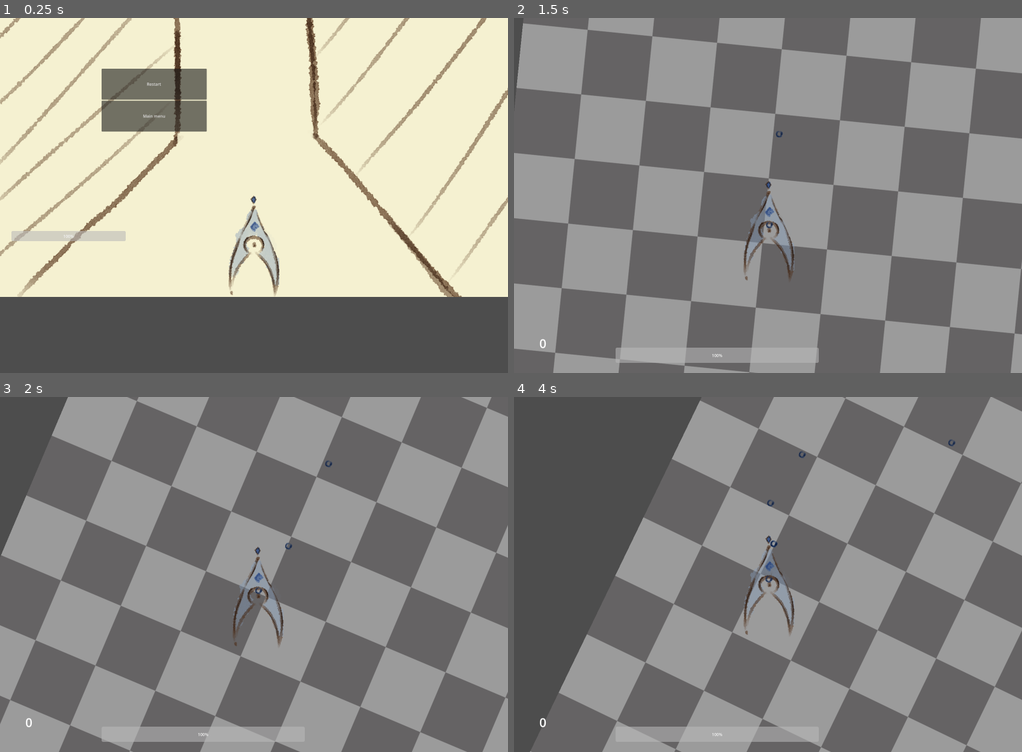
Above: before the commit, frames 1-4 (two rows, left to right).
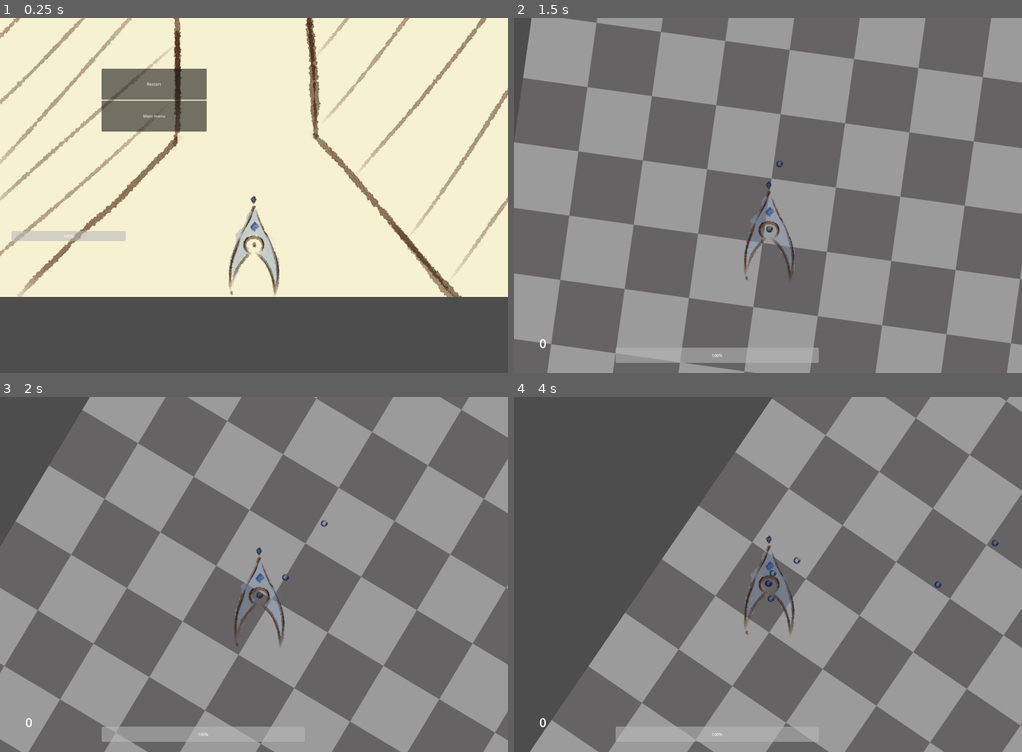
Above: after the commit, the same moments.

Repository: AustereTriceratops/BulletHellEngine
Game: Godot game, scene res://levels/level.tscn
The game is run twice, just before and just after one commit, with the same random seed, the same clock (stepped at 60 frames per second) and the same inputs. The engine's default icon, where the game draws it, is replaced by a stand-in: a white triangle on a blue panel in a dark square.
Inputs (mouse positions are in pixels of both pictures, inside the frame that each line leads up to):
- Up to frame 1 (0.25 s): no input
- Up to frame 2 (1.5 s): click "Restart" at 0.5 s; tap Enter at 1.25 s; move the mouse to (793, 195) at 1.27 s; hold W (player_up) from 1.28 s (still down); hold Q (look_left) from 1.28 s (still down)
- Up to frame 3 (2 s): keep holding W (player_up); keep holding Q (look_left)
- Up to frame 4 (4 s): keep holding W (player_up); move the mouse to (742, 574) at 2.02 s; release Q (look_left) at 2.03 s; tap E (look_right) at 2.1 s; move the mouse to (778, 567) at 2.77 s; hold Shift (shift) 2.78-3.53 s; move the mouse to (762, 581) at 3.52 s; tap Q (look_left) at 3.6 s

Frame 1 is identical in both runs. In frame 2, 13% of the frame differs, in the area x 0-100%, y 0-100%; in frame 3, 36%; in frame 4, 47%, in the area x 3-100%, y 0-100%.

Commit message:
new enemy and tower alliance system

Diff:
--- a/bullets/PlayerBullet.tscn
+++ b/bullets/PlayerBullet.tscn
@@ -10,7 +10,6 @@
 collision_mask = 0
 gravity_scale = 2.66454e-15
 script = ExtResource("1_rk0ym")
-speed = 400
 
 [node name="DespawnTimer" type="Timer" parent="."]
 wait_time = 5.0
--- a/bullets/bullet.gd
+++ b/bullets/bullet.gd
@@ -1,8 +1,8 @@
 extends RigidBody2D
 
 @export var particles: PackedScene
-@export var damage_amt = 10
-@export var speed = 200
+@export var damageAmt = 10
+var speed = 200
 
 # ========================
 # ==== CUSTOM METHODS ====
@@ -17,5 +17,4 @@
 # ========================
 
 func _on_despawn_timer_timeout():
-	pass
-	#queue_free()
+	queue_free()
--- /dev/null
+++ b/enemies/FollowEnemy2.tscn
@@ -0,0 +1,99 @@
+[gd_scene load_steps=11 format=3 uid="uid://b4urww1ee50lh"]
+
+[ext_resource type="Script" path="res://enemies/follow_enemy.gd" id="1_0s2gs"]
+[ext_resource type="PackedScene" uid="uid://bcdhqje7k542u" path="res://particles/EnemyDeath.tscn" id="2_wm26s"]
+[ext_resource type="Shader" uid="uid://gpq4gjh1mypu" path="res://enemies/FollowEnemy.tres" id="3_h8bw4"]
+[ext_resource type="Texture2D" uid="uid://phncr5l0b23n" path="res://icon.svg" id="4_kljbu"]
+
+[sub_resource type="RectangleShape2D" id="RectangleShape2D_x1x1h"]
+size = Vector2(20, 12)
+
+[sub_resource type="ShaderMaterial" id="ShaderMaterial_5hldv"]
+resource_local_to_scene = true
+shader = ExtResource("3_h8bw4")
+shader_parameter/enabled = true
+shader_parameter/flashColor = Color(0.980392, 0.968627, 0.839216, 1)
+
+[sub_resource type="RectangleShape2D" id="RectangleShape2D_bq1ck"]
+size = Vector2(8, 8)
+
+[sub_resource type="Animation" id="Animation_gxjxn"]
+length = 0.001
+tracks/0/type = "value"
+tracks/0/imported = false
+tracks/0/enabled = true
+tracks/0/path = NodePath("Sprite2D:material:shader_parameter/enabled")
+tracks/0/interp = 1
+tracks/0/loop_wrap = true
+tracks/0/keys = {
+"times": PackedFloat32Array(0),
+"transitions": PackedFloat32Array(1),
+"update": 1,
+"values": [true]
+}
+
+[sub_resource type="Animation" id="Animation_4mv8p"]
+resource_name = "hit_flash"
+length = 0.1
+tracks/0/type = "value"
+tracks/0/imported = false
+tracks/0/enabled = true
+tracks/0/path = NodePath("Sprite2D:material:shader_parameter/enabled")
+tracks/0/interp = 1
+tracks/0/loop_wrap = true
+tracks/0/keys = {
+"times": PackedFloat32Array(0, 0.1),
+"transitions": PackedFloat32Array(1, 1),
+"update": 1,
+"values": [false, true]
+}
+
+[sub_resource type="AnimationLibrary" id="AnimationLibrary_8levv"]
+_data = {
+"RESET": SubResource("Animation_gxjxn"),
+"hit_flash": SubResource("Animation_4mv8p")
+}
+
+[node name="FollowEnemy" type="CharacterBody2D" groups=["enemies"]]
+modulate = Color(0.878431, 0.207843, 0.227451, 1)
+collision_layer = 0
+collision_mask = 0
+script = ExtResource("1_0s2gs")
+particles = ExtResource("2_wm26s")
+health = 100
+speed = 50
+pointValue = 2
+aggressionRange = 700
+contactDamage = 0
+canShoot = true
+isShootingTargeted = true
+bullet_speed = 100
+bulletDamage = 15
+
+[node name="CollisionShape2D" type="CollisionShape2D" parent="."]
+shape = SubResource("RectangleShape2D_x1x1h")
+
+[node name="Sprite2D" type="Sprite2D" parent="."]
+material = SubResource("ShaderMaterial_5hldv")
+rotation = -1.5708
+scale = Vector2(0.4, 0.4)
+texture = ExtResource("4_kljbu")
+
+[node name="Hitbox" type="Area2D" parent="."]
+collision_layer = 8
+collision_mask = 5
+
+[node name="CollisionShape2D" type="CollisionShape2D" parent="Hitbox"]
+scale = Vector2(7, 7)
+shape = SubResource("RectangleShape2D_bq1ck")
+
+[node name="HitFlash" type="AnimationPlayer" parent="."]
+libraries = {
+"": SubResource("AnimationLibrary_8levv")
+}
+
+[node name="MeleeTimer" type="Timer" parent="."]
+
+[connection signal="body_entered" from="Hitbox" to="." method="_on_hitbox_body_entered"]
+[connection signal="body_exited" from="Hitbox" to="." method="_on_hitbox_body_exited"]
+[connection signal="timeout" from="MeleeTimer" to="." method="_on_melee_timer_timeout"]
--- a/enemies/enemy.gd
+++ b/enemies/enemy.gd
@@ -65,5 +65,5 @@
 
 func _on_area_2d_body_entered(body):
 	if body.is_in_group("player_bullets"):
-		damage(body.damage_amt)
+		damage(body.damageAmt)
 		body.queue_free()
--- a/enemies/follow_enemy.gd
+++ b/enemies/follow_enemy.gd
@@ -5,15 +5,25 @@
 @export var health = 50
 @export var speed = 80
 @export var pointValue = 1
-@export var bullet_speed = 0
-@export var rangeDamage = 0
-@export var contactDamage = 5
+
 @export var isAggressive = false
 @export var aggressionRange = 400
 @export var meleeInterval = 0.6
+@export var contactDamage = 5
+
+@export var bulletScene: PackedScene = preload('res://bullets/Bullet.tscn')
+@export var canShoot = false
+@export var isShootingTargeted = false
+@export var bullet_speed = 0
+@export var bulletDamage = 10
+@export var patternInterval = 1
+@export var numBullets = 0
+@export var shotsPerPattern = 0
 
 @onready var hitFlash = $HitFlash
 @onready var mainNode = get_tree().get_root().get_node("Level")
+@onready var bulletsNode = get_tree().get_root().get_node('Level/Enemies/EnemyBullets')
+
 
 #var mainNode: Node
 var playerNode: CharacterBody2D
@@ -24,6 +34,10 @@
 # ==== CUSTOM METHODS ====
 # ========================
 
+func initialize(startPosition: Vector2, player: CharacterBody2D):
+	position = startPosition
+	playerNode = player
+
 func damage(amt):
 	health -= amt
 	hitFlash.play('hit_flash')
@@ -32,9 +46,44 @@
 		mainNode.enemy_died(self)
 		queue_free()
 
-func initialize(startPosition: Vector2, player: CharacterBody2D):
-	position = startPosition
-	playerNode = player
+func spawn_undirected_bullets(
+	delta: float, shotInterval: float, numBullets: int, shotsPerPattern: int, k=1, offset=0, alpha=1
+):
+	var frac = Math.modulo_float(t, shotInterval)
+	var timeSinceLastShot = frac + delta
+
+	var n_hist = floor(t/shotInterval) # number of shots that have already fired in the pattern
+	var n = floor(timeSinceLastShot/shotInterval) # number of shots to perform
+
+	if (n_hist > alpha * shotsPerPattern):
+		return
+
+	for i in range(n):
+		for j in range(numBullets):
+			var bullet = bulletScene.instantiate()
+			bulletsNode.add_child(bullet)
+
+			bullet.damageAmt = bulletDamage
+
+			var bulletDirection = Vector2(1.0, 0.0).rotated(
+				pow(k, j) * PI * 2 * ((n_hist/shotsPerPattern) + (float(j)/numBullets) + offset)
+			)
+			var deltaPosition = bullet.speed * (timeSinceLastShot - i*shotInterval) * bulletDirection
+			bullet.initialize(position + deltaPosition, bulletDirection)
+
+
+func spawn_directed_bullets(delta):
+	var timeSinceLastShot = t + delta
+
+	if timeSinceLastShot > patternInterval:
+		var bullet = bulletScene.instantiate()
+		bulletsNode.add_child(bullet)
+
+		bullet.damageAmt = bulletDamage
+
+		var bulletDirection = (playerNode.position - position).normalized()
+		var deltaPosition = bullet.speed * bulletDirection * (timeSinceLastShot - patternInterval)
+		bullet.initialize(position + deltaPosition, bulletDirection)
 
 # ========================
 # ===== NODE METHODS =====
@@ -44,7 +93,13 @@
 	$MeleeTimer.wait_time = meleeInterval
 
 func _process(delta):
-	t += delta
+	if canShoot:
+		if isShootingTargeted:
+			spawn_directed_bullets(delta)
+		else:
+			spawn_undirected_bullets(
+				delta, 0.15, numBullets, shotsPerPattern, -1, 0, 1
+			)
 
 	if playerNode && is_instance_valid(playerNode):
 		var displacement = playerNode.position - position
@@ -54,14 +109,18 @@
 			isAggressive = true
 
 		if isAggressive:
-			# TODO: replace with move_and_slide
-			position = position + delta * speed * displacement.normalized()
+			velocity = speed * displacement.normalized()
+			move_and_slide()
 			look_at(playerNode.position)
+
+	t += delta
+	if (t > patternInterval):
+		t = Math.modulo_float(t, patternInterval)
 
 
 func _on_hitbox_body_entered(body: Node2D):
-	if body.is_in_group("player_bullets"):
-		damage(body.damage_amt)
+	if body.get_collision_layer_value(3):
+		damage(body.damageAmt)
 		isAggressive = true
 		body.queue_free()
 	elif body.is_in_group("player"):
--- a/enemies/tower.gd
+++ b/enemies/tower.gd
@@ -1,23 +1,28 @@
 extends Node2D
 
 @export var bulletScene: PackedScene = preload('res://bullets/Bullet.tscn')
-@export var health = 500
+@export var playerBulletScene: PackedScene = preload('res://bullets/PlayerBullet.tscn')
+@export var startingHealth = 500
 
 @onready var bulletsNode = get_tree().get_root().get_node('Level/Enemies/EnemyBullets')
 
-var playerNode
+var playerNode: CharacterBody2D
+var health: int
 var t = 0
 var T = 4 # time when t resets back to 0
+var allied = false
 
 func update_healthbar_rotation(rotation_):
 	$UI.rotation = rotation_
 
 func damage(amt):
 	health -= amt
-	$UI/Healthbar.set_value(health)
 
 	if health <= 0:
-		queue_free()
+		health = startingHealth
+		allied = !allied
+
+	$UI/Healthbar.set_value(health)
 
 func initialize(startPosition: Vector2, player: CharacterBody2D):
 	position = startPosition
@@ -38,9 +43,13 @@
 
 	for i in range(n):
 		for j in range(numBullets):
-			# TODO: perhaps keep the bullet scenes packed into
-			# a lookup table accessible to the main node
-			var bullet = bulletScene.instantiate()
+			var bullet
+
+			if allied:
+				bullet = playerBulletScene.instantiate()
+			else:
+				bullet = bulletScene.instantiate()
+
 			bulletsNode.add_child(bullet)
 
 			var bulletDirection = Vector2(1.0, 0.0).rotated(
@@ -54,8 +63,9 @@
 # ========================
 
 func _ready():
-	$UI/Healthbar.max_value = health
-	$UI/Healthbar.set_value(health)
+	health = startingHealth
+	$UI/Healthbar.max_value = startingHealth
+	$UI/Healthbar.set_value(startingHealth)
 
 func _process(delta):
 	spawn_bullets(delta, 0.15, 2, 32, -1, 0, 1)
@@ -65,6 +75,6 @@
 		t = Math.modulo_float(t, T)
 
 func _on_hitbox_body_entered(body: Node2D) -> void:
-	if body.is_in_group("player_bullets"):
-		damage(body.damage_amt)
+	if body.is_in_group("player_bullets") && !allied:
+		damage(body.damageAmt)
 		body.queue_free()
--- a/levels/bullet_heaven_test.gd
+++ b/levels/bullet_heaven_test.gd
@@ -1,9 +1,12 @@
 extends Node2D
 
 @export var enemyScene: PackedScene = preload("res://enemies/FollowEnemy.tscn")
+@export var enemyScene2: PackedScene = preload("res://enemies/FollowEnemy2.tscn")
 @export var towerScene: PackedScene = preload("res://enemies/Tower.tscn")
 @export var playerScene: PackedScene = preload("res://player/Player.tscn")
 @export var playerCameraScene: PackedScene = preload("res://player/PlayerCamera.tscn")
+
+#var HUDScene = preload("res://ui/HUD.tscn")
 
 @onready var UIManager = $UI/UIManager
 @onready var pauseMenu = $UI/UIManager/PauseMenu
@@ -58,7 +61,7 @@
 	add_child(player)
 	player.initialize(Vector2(-500, 400))
 
-	var enemy = enemyScene.instantiate()
+	var enemy = enemyScene2.instantiate()
 	enemy.initialize(Vector2(200, 400), player)
 	$Enemies.add_child(enemy)
 
--- a/player/player.gd
+++ b/player/player.gd
@@ -5,14 +5,14 @@
 signal moved(pos: Vector2)
 
 @export var bulletScene: PackedScene
-@export var bullet_damage = 10
-@export var bullet_speed = 300
-@export var speed = 200
-@export var health = 100
-@export var rotationSpeed = 0.6
-@export var invincible = false
-@export var hasLaser = false
-@export var bulletInterval = 0.5
+var bulletDamage = 10
+var bulletSpeed = 300
+var speed = 200
+var health = 100
+var rotationSpeed = 0.8
+var invincible = false
+var hasLaser = false
+var bulletInterval = 0.5
 
 @onready var mainNode = get_tree().get_root().get_node('Level')
 @onready var bulletNode = get_tree().get_root().get_node("Level/PlayerBullets")
@@ -37,14 +37,15 @@
 		mainNode.player_died()
 		queue_free()
 
-
+### philosophy: all of a bullet's properties are conferred by the
+### game object which spawns them (e.g. speed, damage, status effects)
 func spawn_bullet():
 	var bullet = bulletScene.instantiate()
 	bulletNode.add_child(bullet)
 
+	bullet.damageAmt = bulletDamage
+	bullet.speed = bulletSpeed
 	bullet.initialize(position, -global_transform.y)
-	bullet.speed = bullet_speed
-	bullet.damage_amt = bullet_damage
 
 
 func handle_mouse_input(event):
@@ -152,15 +153,21 @@
 
 func _on_hitbox_body_entered(body):
 	if body.is_in_group("enemy_bullets"):
+		print(body.damageAmt)
+		if !invincible: damage(body.damageAmt)
+
+		# spawn particles
 		var particles = body.particles.instantiate();
+		particlesNode.add_child(particles);
 
 		var direction = -1 * body.linear_velocity.normalized()
 		particles.initialize(body.position, direction)
-		particlesNode.add_child(particles);
 		particles.emitting=true;
+
+		# finally, remove the bullet that hit the player from the game
 		body.queue_free()
 
-		if !invincible: damage(10)
+
 	elif body.is_in_group('pickups'):
 		health += 5
 		health_changed.emit(health, 5)
--- /dev/null
+++ b/ui/HUD.tscn
@@ -0,0 +1,41 @@
+[gd_scene load_steps=3 format=3 uid="uid://c8p7n8k50nkbe"]
+
+[ext_resource type="Script" path="res://ui/uiManager.gd" id="1_pimb5"]
+[ext_resource type="PackedScene" uid="uid://dwjq7xbomxtuy" path="res://ui/PauseMenu.tscn" id="2_bvj52"]
+
+[node name="HUD" type="CanvasLayer"]
+
+[node name="UIManager" type="Control" parent="."]
+layout_mode = 3
+anchors_preset = 0
+offset_right = 2000.0
+offset_bottom = 1400.0
+script = ExtResource("1_pimb5")
+pauseMenu = ExtResource("2_bvj52")
+
+[node name="Healthbar" type="ProgressBar" parent="UIManager"]
+layout_mode = 0
+offset_left = 400.0
+offset_top = 1300.0
+offset_right = 1200.0
+offset_bottom = 1360.0
+step = 1.0
+value = 100.0
+
+[node name="PauseMenu" parent="UIManager" instance=ExtResource("2_bvj52")]
+visible = false
+layout_mode = 1
+
+[node name="XpLabel" type="RichTextLabel" parent="UIManager"]
+layout_mode = 1
+anchors_preset = -1
+anchor_top = 1.0
+anchor_bottom = 1.0
+offset_left = 100.0
+offset_top = -150.0
+offset_right = 200.0
+offset_bottom = -50.0
+grow_vertical = 0
+theme_override_font_sizes/normal_font_size = 48
+text = "0
+"
--- /dev/null
+++ b/utils/patterns.gd
@@ -0,0 +1 @@
+extends Node
